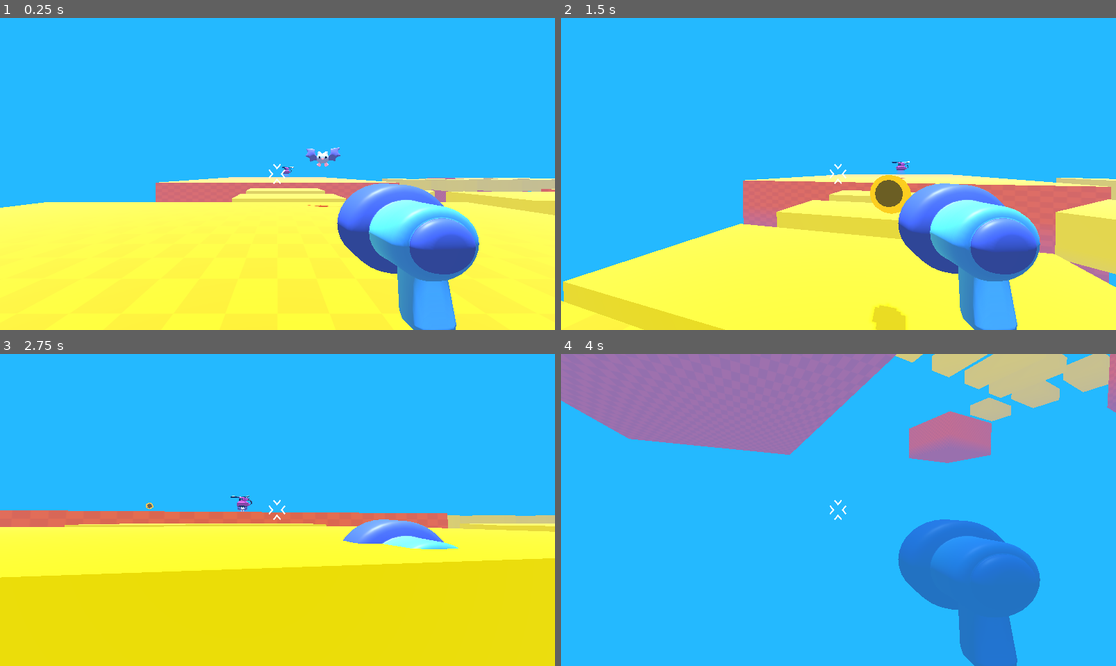
Above: before the commit, frames 1-4 (two rows, left to right).
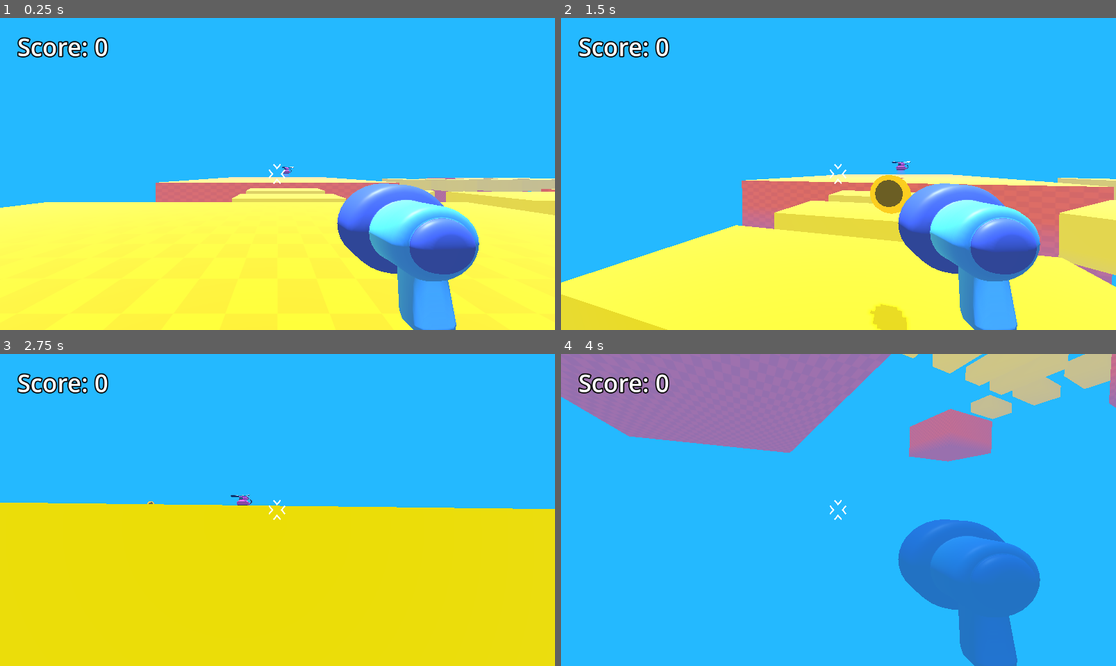
Above: after the commit, the same moments.

Repository: joao-enrique/fps-game
Game: Godot game, scene res://game.tscn
The game is run twice, just before and just after one commit, with the same random seed, the same clock (stepped at 60 frames per second) and the same inputs. The project has no main scene, so this scene is started directly.
Inputs (mouse positions are in pixels of both pictures, inside the frame that each line leads up to):
- Up to frame 1 (0.25 s): no input
- Up to frame 2 (1.5 s): move the mouse to (866, 174) at 0.52 s; hold Shift (run) 0.53-1.28 s; hold Up (ui_up) from 0.53 s (still down); tap Space (jump) at 0.77 s; move the mouse to (810, 174) at 1.27 s; click (810, 174) at 1.35 s
- Up to frame 3 (2.75 s): keep holding Up (ui_up); tap Space (jump) at 1.52 s; move the mouse to (288, 503) at 2.02 s; hold Shift (run) from 2.03 s (still down)
- Up to frame 4 (4 s): keep holding Up (ui_up); move the mouse to (832, 516) at 2.77 s; release Shift (run) at 2.78 s; click (832, 516) at 2.85 s; tap Space (jump) at 3.02, 3.77 s; move the mouse to (877, 513) at 3.52 s; hold Shift (run) from 3.53 s (still down)

The runs differ from the first frame. In frame 1, 0.9% of the frame differs, in the area x 3-62%, y 6-61%; in frame 2, 3.3%; in frame 3, 21%, in the area x 0-100%, y 6-72%; in frame 4, 2.2%.

Commit message:
💾Feat: ad Scoring

Diff:
--- a/game.tscn
+++ b/game.tscn
@@ -1,9 +1,9 @@
-[gd_scene load_steps=8 format=3 uid="uid://bnit05luth1uh"]
-
+[gd_scene load_steps=9 format=3 uid="uid://bnit05luth1uh"]
+
+[ext_resource type="Script" path="res://scripts/game.gd" id="1_kpdmy"]
 [ext_resource type="Texture2D" uid="uid://bos7rridjkps1" path="res://level/checkboard.png" id="1_qniqt"]
 [ext_resource type="PackedScene" uid="uid://cj32i2643s1hn" path="res://player/player.tscn" id="1_v3vbw"]
 [ext_resource type="Material" uid="uid://btsa37he1fln8" path="res://level/bridge.tres" id="2_65pd7"]
-[ext_resource type="PackedScene" uid="uid://d2w1kum5dvj4o" path="res://mob/mob.tscn" id="4_buh76"]
 [ext_resource type="PackedScene" uid="uid://4oif2hv3rtec" path="res://mob/spawner/mob_spawner_3d.tscn" id="5_g6gyu"]
 
 [sub_resource type="StandardMaterial3D" id="StandardMaterial3D_dcaes"]
@@ -22,183 +22,191 @@
 fog_height = 0.5
 fog_height_density = 0.15
 
+[sub_resource type="LabelSettings" id="LabelSettings_vutra"]
+font_size = 50
+outline_size = 10
+outline_color = Color(0, 0, 0, 1)
+
 [node name="Game" type="Node3D"]
-
-[node name="CSGBox3D" type="CSGBox3D" parent="."]
+script = ExtResource("1_kpdmy")
+
+[node name="Map" type="Node3D" parent="."]
+
+[node name="CSGBox3D" type="CSGBox3D" parent="Map"]
 transform = Transform3D(1, 0, 0, 0, 1, 0, 0, 0, 1.3, -1, -3, 0)
 use_collision = true
 size = Vector3(20, 10, 15)
 material = SubResource("StandardMaterial3D_dcaes")
 
-[node name="CSGBox3D2" type="CSGBox3D" parent="."]
+[node name="CSGBox3D2" type="CSGBox3D" parent="Map"]
 transform = Transform3D(1.9, 0, 0, 0, 1, 0, 0, 0, 3.9, 0, -3, -61)
 use_collision = true
 size = Vector3(20, 10, 15)
 material = SubResource("StandardMaterial3D_dcaes")
 
-[node name="CSGBox3D3" type="CSGBox3D" parent="."]
+[node name="CSGBox3D3" type="CSGBox3D" parent="Map"]
 transform = Transform3D(1, 0, 0, 0, 1, 0, 0, 0, 1, 67, -3, -28)
 use_collision = true
 size = Vector3(20, 10, 15)
 material = SubResource("StandardMaterial3D_dcaes")
 
-[node name="CSGBox3D4" type="CSGBox3D" parent="."]
+[node name="CSGBox3D4" type="CSGBox3D" parent="Map"]
 transform = Transform3D(1, 0, 0, 0, 1, 0, 0, 0, 1, 67, -3, 11)
 use_collision = true
 size = Vector3(20, 10, 15)
 material = SubResource("StandardMaterial3D_dcaes")
 
-[node name="CSGBox3D5" type="CSGBox3D" parent="."]
+[node name="CSGBox3D5" type="CSGBox3D" parent="Map"]
 transform = Transform3D(1, 0, 0, 0, 1, 0, 0, 0, 1, 34, -3, -11)
 use_collision = true
 size = Vector3(20, 10, 15)
 material = SubResource("StandardMaterial3D_dcaes")
 
-[node name="CSGBox3D7" type="CSGBox3D" parent="."]
+[node name="CSGBox3D7" type="CSGBox3D" parent="Map"]
 transform = Transform3D(1, 0, 0, 0, 1, 0, 0, 0, 1, 67, -3, -70)
 use_collision = true
 size = Vector3(20, 10, 15)
 material = SubResource("StandardMaterial3D_dcaes")
 
-[node name="CSGBox3D8" type="CSGBox3D" parent="."]
+[node name="CSGBox3D8" type="CSGBox3D" parent="Map"]
 transform = Transform3D(0.5, 0, 0, 0, 0.24, 0, 0, 0, 0.3, 64, 1, -56)
 use_collision = true
 size = Vector3(20, 10, 15)
 material = ExtResource("2_65pd7")
 
-[node name="CSGBox3D9" type="CSGBox3D" parent="."]
+[node name="CSGBox3D9" type="CSGBox3D" parent="Map"]
 transform = Transform3D(0.5, 0, 0, 0, 0.24, 0, 0, 0, 0.3, 64, 1, -39)
 use_collision = true
 size = Vector3(20, 10, 15)
 material = ExtResource("2_65pd7")
 
-[node name="CSGBox3D26" type="CSGBox3D" parent="."]
+[node name="CSGBox3D26" type="CSGBox3D" parent="Map"]
 transform = Transform3D(0.5, 0, 0, 0, 0.24, 0, 0, 0, 0.3, 64, 1, -47)
 use_collision = true
 size = Vector3(20, 10, 15)
 material = ExtResource("2_65pd7")
 
-[node name="CSGBox3D10" type="CSGBox3D" parent="."]
+[node name="CSGBox3D10" type="CSGBox3D" parent="Map"]
 transform = Transform3D(-2.18557e-08, 0, 0.3, 0, 0.24, 0, -0.5, 0, -1.31134e-08, 28, 1, -45)
 use_collision = true
 size = Vector3(20, 10, 15)
 material = ExtResource("2_65pd7")
 
-[node name="CSGBox3D30" type="CSGBox3D" parent="."]
+[node name="CSGBox3D30" type="CSGBox3D" parent="Map"]
 transform = Transform3D(-2.18557e-08, 0, 0.3, 0, 0.24, 0, -0.5, 0, -1.31134e-08, 20, 0, -45)
 use_collision = true
 size = Vector3(20, 10, 15)
 material = ExtResource("2_65pd7")
 
-[node name="CSGBox3D12" type="CSGBox3D" parent="."]
+[node name="CSGBox3D12" type="CSGBox3D" parent="Map"]
 transform = Transform3D(-2.18557e-08, 0, 0.3, 0, 0.24, 0, -0.5, 0, -1.31134e-08, 37, 1, -45)
 use_collision = true
 size = Vector3(20, 10, 15)
 material = ExtResource("2_65pd7")
 
-[node name="CSGBox3D13" type="CSGBox3D" parent="."]
+[node name="CSGBox3D13" type="CSGBox3D" parent="Map"]
 transform = Transform3D(-2.18557e-08, 0, 0.3, 0, 0.24, 0, -0.5, 0, -1.31134e-08, 46, 1, -45)
 use_collision = true
 size = Vector3(20, 10, 15)
 material = ExtResource("2_65pd7")
 
-[node name="CSGBox3D14" type="CSGBox3D" parent="."]
+[node name="CSGBox3D14" type="CSGBox3D" parent="Map"]
 transform = Transform3D(-2.18557e-08, 0, 0.3, 0, 0.24, 0, -0.5, 0, -1.31134e-08, 54, 1, -45)
 use_collision = true
 size = Vector3(20, 10, 15)
 material = ExtResource("2_65pd7")
 
-[node name="CSGBox3D15" type="CSGBox3D" parent="."]
+[node name="CSGBox3D15" type="CSGBox3D" parent="Map"]
 transform = Transform3D(0.353553, 0, 0.212132, 0, 0.24, 0, -0.353553, 0, 0.212132, 15, 0, -24)
 use_collision = true
 size = Vector3(20, 10, 15)
 material = ExtResource("2_65pd7")
 
-[node name="CSGBox3D29" type="CSGBox3D" parent="."]
+[node name="CSGBox3D29" type="CSGBox3D" parent="Map"]
 transform = Transform3D(0.353553, 0, 0.212132, 0, 0.24, 0, -0.353553, 0, 0.212132, 21, 0, -20)
 use_collision = true
 size = Vector3(20, 10, 15)
 material = ExtResource("2_65pd7")
 
-[node name="CSGBox3D16" type="CSGBox3D" parent="."]
+[node name="CSGBox3D16" type="CSGBox3D" parent="Map"]
 transform = Transform3D(0.5, 0, 1.49012e-08, 0, 0.24, 0, 0, 0, 0.3, 28, 7, 15)
 use_collision = true
 size = Vector3(20, 10, 15)
 material = ExtResource("2_65pd7")
 
-[node name="CSGBox3D27" type="CSGBox3D" parent="."]
+[node name="CSGBox3D27" type="CSGBox3D" parent="Map"]
 transform = Transform3D(0.5, 0, 1.49012e-08, 0, 0.24, 0, 0, 0, 0.3, 28, 8, 20)
 use_collision = true
 size = Vector3(20, 10, 15)
 material = ExtResource("2_65pd7")
 
-[node name="CSGBox3D28" type="CSGBox3D" parent="."]
+[node name="CSGBox3D28" type="CSGBox3D" parent="Map"]
 transform = Transform3D(0.5, 0, 1.49012e-08, 0, 0.24, 0, 0, 0, 0.3, 28, 10, 22)
 use_collision = true
 size = Vector3(20, 10, 15)
 material = ExtResource("2_65pd7")
 
-[node name="CSGBox3D17" type="CSGBox3D" parent="."]
+[node name="CSGBox3D17" type="CSGBox3D" parent="Map"]
 transform = Transform3D(0.5, 0, 1.49012e-08, 0, 0.24, 0, 0, 0, 0.3, 28, 6, 9)
 use_collision = true
 size = Vector3(20, 10, 15)
 material = ExtResource("2_65pd7")
 
-[node name="CSGBox3D18" type="CSGBox3D" parent="."]
+[node name="CSGBox3D18" type="CSGBox3D" parent="Map"]
 transform = Transform3D(0.5, 0, 1.49012e-08, 0, 0.24, 0, 0, 0, 0.3, 28, 2, -2)
 use_collision = true
 size = Vector3(20, 10, 15)
 material = ExtResource("2_65pd7")
 
-[node name="CSGBox3D20" type="CSGBox3D" parent="."]
+[node name="CSGBox3D20" type="CSGBox3D" parent="Map"]
 transform = Transform3D(0.5, 0, 1.49012e-08, 0, 0.24, 0, 0, 0, 0.3, 16, 1, -2)
 use_collision = true
 size = Vector3(20, 10, 15)
 material = ExtResource("2_65pd7")
 
-[node name="CSGBox3D21" type="CSGBox3D" parent="."]
+[node name="CSGBox3D21" type="CSGBox3D" parent="Map"]
 transform = Transform3D(0.5, 0, 1.49012e-08, 0, 0.24, 0, 0, 0, 0.3, 16, 1, -11)
 use_collision = true
 size = Vector3(20, 10, 15)
 material = ExtResource("2_65pd7")
 
-[node name="CSGBox3D22" type="CSGBox3D" parent="."]
+[node name="CSGBox3D22" type="CSGBox3D" parent="Map"]
 transform = Transform3D(0.5, 0, 1.49012e-08, 0, 0.24, 0, 0, 0, 0.3, 1, 0, -13)
 use_collision = true
 size = Vector3(20, 10, 15)
 material = ExtResource("2_65pd7")
 
-[node name="CSGBox3D23" type="CSGBox3D" parent="."]
+[node name="CSGBox3D23" type="CSGBox3D" parent="Map"]
 transform = Transform3D(0.5, 0, 1.49012e-08, 0, 0.24, 0, 0, 0, 0.3, 1, 0, -20)
 use_collision = true
 size = Vector3(20, 10, 15)
 material = ExtResource("2_65pd7")
 
-[node name="CSGBox3D24" type="CSGBox3D" parent="."]
+[node name="CSGBox3D24" type="CSGBox3D" parent="Map"]
 transform = Transform3D(0.5, 0, 1.49012e-08, 0, 0.24, 0, 0, 0, 0.3, 1, 0, -28)
 use_collision = true
 size = Vector3(20, 10, 15)
 material = ExtResource("2_65pd7")
 
-[node name="CSGBox3D25" type="CSGBox3D" parent="."]
+[node name="CSGBox3D25" type="CSGBox3D" parent="Map"]
 transform = Transform3D(2.625, 0, 1.49012e-08, 0, 0.24, 0, 0, 0, 0.3, 36, 0, 7)
 use_collision = true
 size = Vector3(20, 10, 15)
 material = ExtResource("2_65pd7")
 
-[node name="CSGBox3D19" type="CSGBox3D" parent="."]
+[node name="CSGBox3D19" type="CSGBox3D" parent="Map"]
 transform = Transform3D(0.5, 0, 1.49012e-08, 0, 0.24, 0, 0, 0, 0.3, 29, 4, 4)
 use_collision = true
 size = Vector3(20, 10, 15)
 material = ExtResource("2_65pd7")
 
-[node name="CSGBox3D11" type="CSGBox3D" parent="."]
+[node name="CSGBox3D11" type="CSGBox3D" parent="Map"]
 transform = Transform3D(0.5, 0, 0, 0, 0.24, 0, 0, 0, 2.1252, 66, 0, -7)
 use_collision = true
 size = Vector3(20, 10, 15)
 material = ExtResource("2_65pd7")
 
-[node name="CSGBox3D6" type="CSGBox3D" parent="."]
+[node name="CSGBox3D6" type="CSGBox3D" parent="Map"]
 transform = Transform3D(1, 0, 0, 0, 1, 0, 0, 0, 1, 27, -32, 30)
 use_collision = true
 size = Vector3(20, 90, 15)
@@ -214,8 +222,15 @@
 [node name="WorldEnvironment" type="WorldEnvironment" parent="."]
 environment = SubResource("Environment_jc6u4")
 
-[node name="Mob" parent="." instance=ExtResource("4_buh76")]
-transform = Transform3D(1, 0, 0, 0, 1, 0, 0, 0, 1, 2, 4, -9)
-
 [node name="MobSpawner3D" parent="." instance=ExtResource("5_g6gyu")]
 transform = Transform3D(1, 0, 0, 0, 1, 0, 0, 0, 1, 2, 2, -47)
+
+[node name="Label" type="Label" parent="."]
+offset_left = 36.0
+offset_top = 25.0
+offset_right = 226.0
+offset_bottom = 97.0
+text = "Score: 0"
+label_settings = SubResource("LabelSettings_vutra")
+
+[connection signal="mob_spawned" from="MobSpawner3D" to="." method="_on_mob_spawner_3d_mob_spawned"]
--- a/player/player.tscn
+++ b/player/player.tscn
@@ -45,5 +45,5 @@
 expand_mode = 1
 
 [node name="Timer" type="Timer" parent="."]
-wait_time = 0.4
+wait_time = 0.2
 one_shot = true
--- /dev/null
+++ b/scripts/game.gd
@@ -0,0 +1,11 @@
+extends Node3D
+
+var player_score = 0
+@onready var label = $Label
+
+func increase_score():
+	player_score += 1
+	label.text = "Score: " + str(player_score)
+
+func _on_mob_spawner_3d_mob_spawned(mob):
+	mob.died.connect(increase_score)
--- a/scripts/mob.gd
+++ b/scripts/mob.gd
@@ -1,4 +1,6 @@
 extends RigidBody3D
+
+signal died
 
 var health = 3
 var speed = randf_range(2.0, 4.0)
@@ -25,6 +27,7 @@
 		var random_upward_force = Vector3.UP * randf_range(1.0, 5.0)
 		apply_central_impulse(direction * 10.0 + random_upward_force)
 		timer.start()
+		died.emit()
 
 
 func _on_timer_timeout():
--- a/scripts/mob_spawner_3d.gd
+++ b/scripts/mob_spawner_3d.gd
@@ -1,4 +1,6 @@
 extends Node3D
+
+signal mob_spawned(mob)
 
 @export var mob_to_spawn: PackedScene = null
 
@@ -10,3 +12,5 @@
 	var new_mob = mob_to_spawn.instantiate()
 	add_child(new_mob)
 	new_mob.global_position = marker_3d.global_position
+
+	mob_spawned.emit(new_mob)
